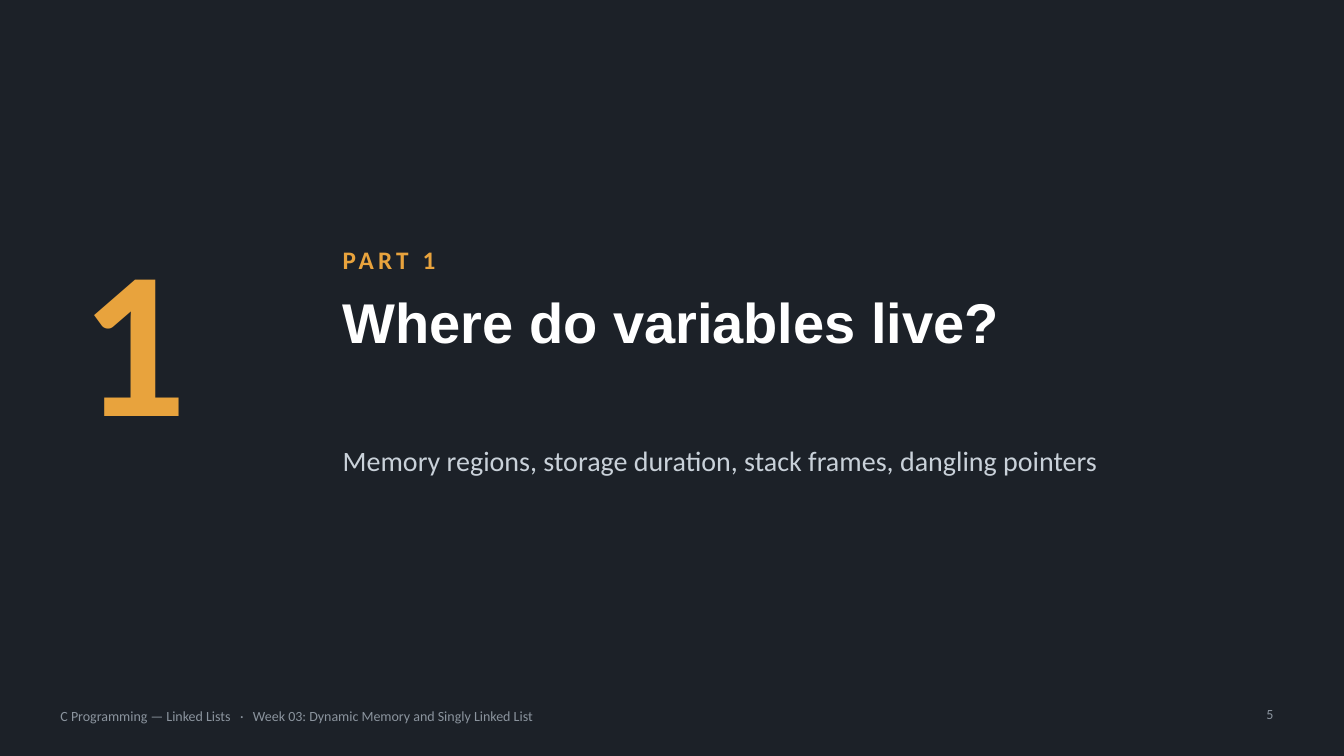
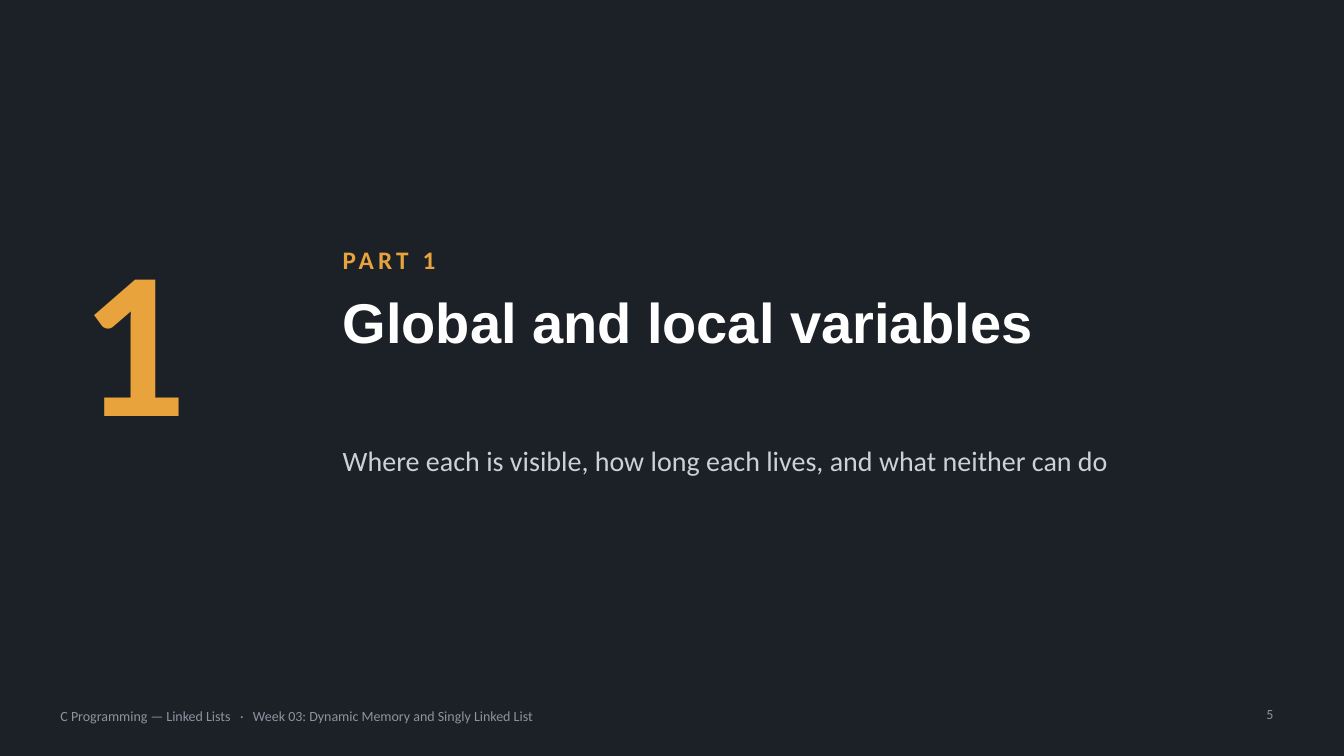
Before and after one commit to seehwan/2026-swcoding, a slide deck: slide 5 of lectures/week03-linked-list/week03-part1-slides.pptx. Drawn at 1344x756 pixels with LibreOffice and Linux fonts; fonts in the diff are those of the drawing. Boxes give left, top, right and bottom in pixels: in the first picture for what was removed or moved away, otherwise in the second. Text is boxed around its words. In the diff, an @@ line names an element or a change of style, - is before the commit and + after.

```diff
--- a/lectures/week03-linked-list/week03-part1-slides.pptx
+++ b/lectures/week03-linked-list/week03-part1-slides.pptx
@@ title at (343,302,1033,344): text changed @@
-Where do variables live?
+Global and local variables
@@ text at (343,451,1107,476): text changed @@
-Memory regions, storage duration, stack frames, dangling pointers
+Where each is visible, how long each lives, and what neither can do
```
Also in this commit, not shown: 10 other slides changed, 1 slide added, 3 slides removed, 3 other files.
